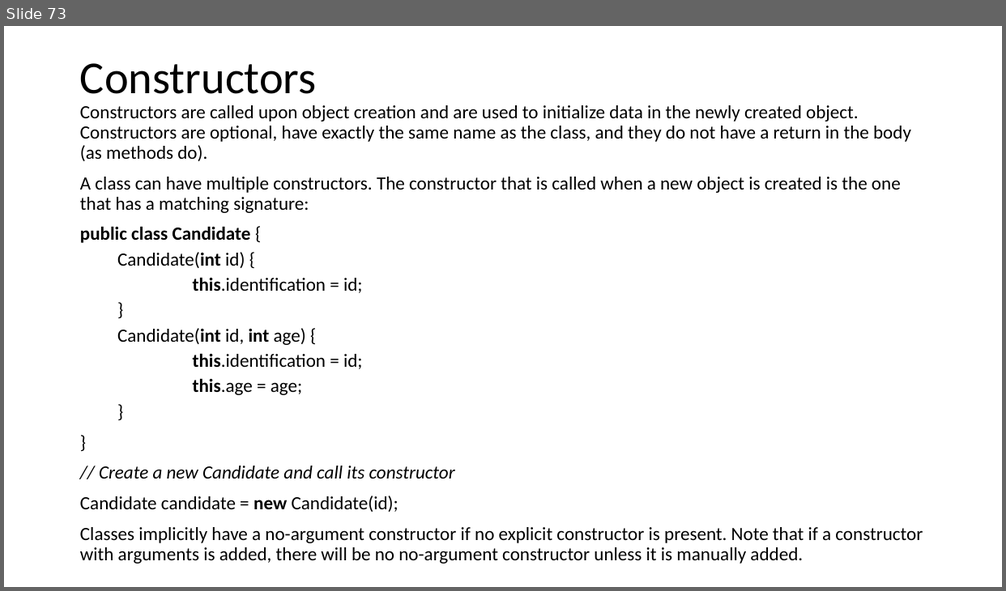
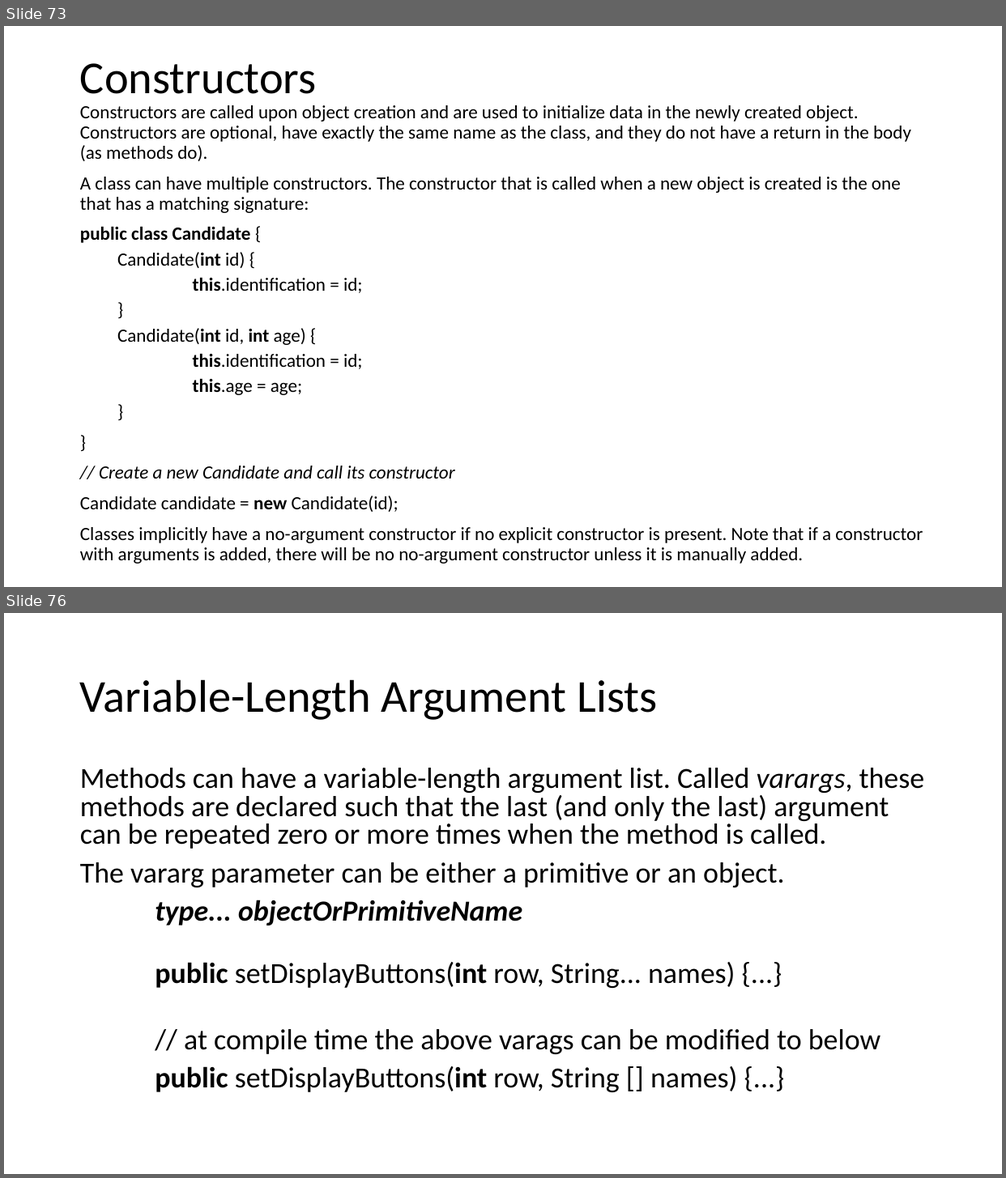
Before and after one commit to VeerababuK/Core-Java, a slide deck: Java Basics.pptx. Shown one above the other, each under a label of ours: slide 73 before the commit, slides 73 and 76 after it; the slides between them are not shown. The pictures are 1006x591 and 1006x1178 pixels, drawn with LibreOffice and Linux fonts; fonts in the diff are those of the drawing. Boxes give left, top, right and bottom in pixels: in the first picture for what was removed or moved away, otherwise in the second. Text is boxed around its words. In the diff, an @@ line names an element or a change of style, - is before the commit and + after.

```diff
--- a/Java Basics.pptx
+++ b/Java Basics.pptx
@@ slide 76 added at box(4, 613, 1002, 1174), background #FFFFFF @@
@@ title added at box(80, 679, 657, 720), 44 pt, text #000000 @@
+Variable-Length Argument Lists
@@ text added at box(80, 768, 925, 1093), 28 pt, text #000000 @@
+Methods can have a variable-length argument list. Called varargs, these methods are declared such that the last (and only the last) argument can be repeated zero or more times when the method is called.
+The vararg parameter can be either a primitive or an object.
+type... objectOrPrimitiveName
+    public setDisplayButtons(int row, String... names) {...}
+    // at compile time the above varags can be modified to below
+public setDisplayButtons(int row, String [] names) {...}
```
Also in this commit, not shown: 39 other slides added.
